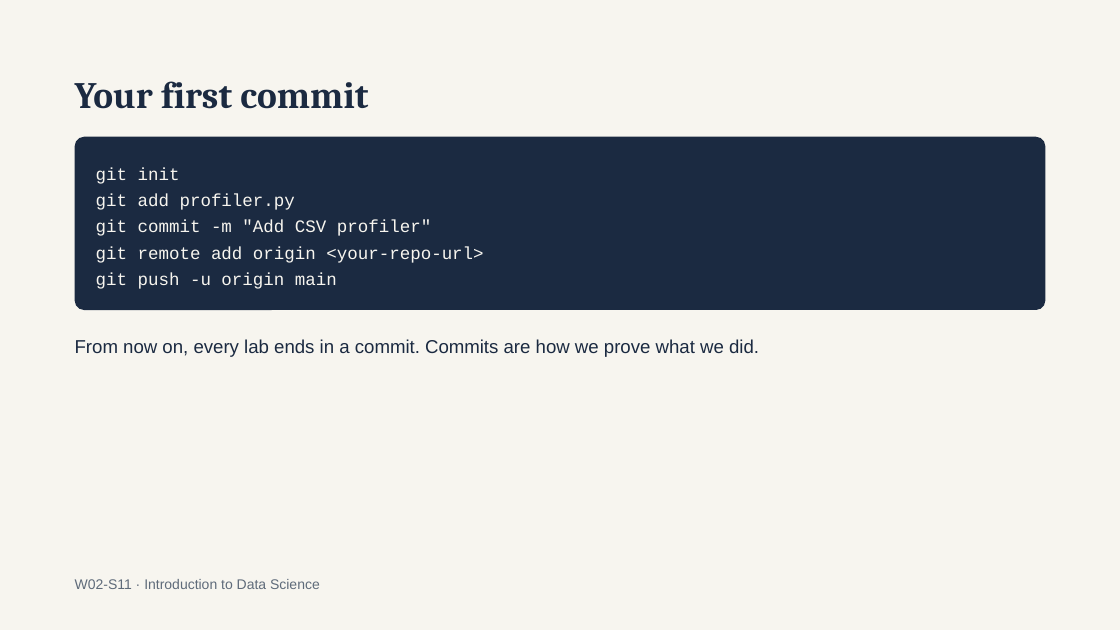
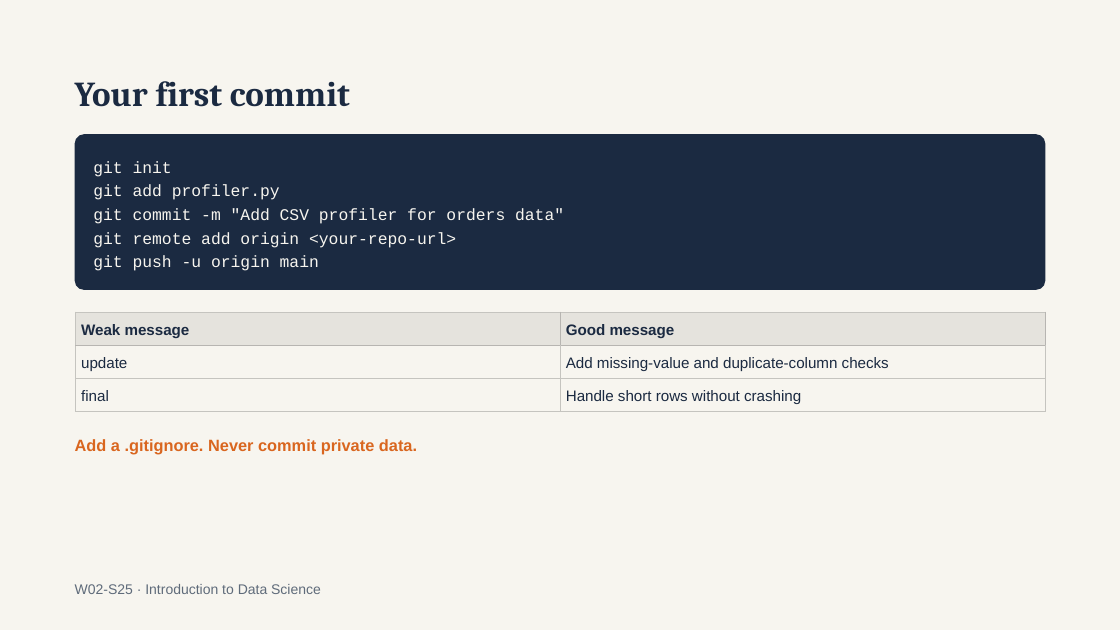
Before and after one commit to a6dulrauf/introduction-to-data-science-fall26, a slide deck: slide 25 of week 2/Intro to Data Science — Week 2 Python for Data Work.pptx (slide 11 before the commit). Drawn at 1120x630 pixels with LibreOffice and Linux fonts; fonts in the diff are those of the drawing. Boxes give left, top, right and bottom in pixels: in the first picture for what was removed or moved away, otherwise in the second. Text is boxed around its words. In the diff, an @@ line names an element or a change of style, - is before the commit and + after.

```diff
--- a/week 2/Intro to Data Science — Week 2 Python for Data Work.pptx
+++ b/week 2/Intro to Data Science — Week 2 Python for Data Work.pptx
@@ title "Your first commit" at bbox=[75, 81, 350, 107]: size 32 to 30 pt; line spacing 35.2pt to 33pt @@
@@ rounded rectangle "git init": place and size @@
-rounded rectangle "git init" at bbox=[75, 137, 1046, 310]
+rounded rectangle "git init" at bbox=[75, 134, 1046, 290]
@@ rounded rectangle "git init" at bbox=[75, 134, 1046, 290]: proportions changed @@
@@ text in rounded rectangle at bbox=[93, 161, 456, 271]: size 15 to 14 pt in "git init", "git add profiler.py", "git remote add origin <your-repo-url>", "git push -u origin main"; line spacing 22.5pt to 20.3pt @@
@@ text in rounded rectangle at bbox=[93, 208, 564, 224]: text changed; size 15 to 14 pt @@
-git commit -m "Add CSV profiler"
+git commit -m "Add CSV profiler for orders data"
@@ table added at bbox=[76, 313, 1045, 412], 3 rows, 2 columns @@
+Weak message | Good message
+update | Add missing-value and duplicate-column checks
+final | Handle short rows without crashing
@@ text removed at bbox=[75, 339, 759, 357] @@
-From now on, every lab ends in a commit. Commits are how we prove what we did.
@@ text added at bbox=[75, 439, 417, 455], 14 pt, text #D9661F, bold @@
+Add a .gitignore. Never commit private data.
@@ text at bbox=[75, 584, 321, 594]: text changed @@
-W02-S11 · Introduction to Data Science
+W02-S25 · Introduction to Data Science
```
Also in this commit, not shown: 4 other slides changed, 21 slides added, 7 slides removed, 3 other files.
